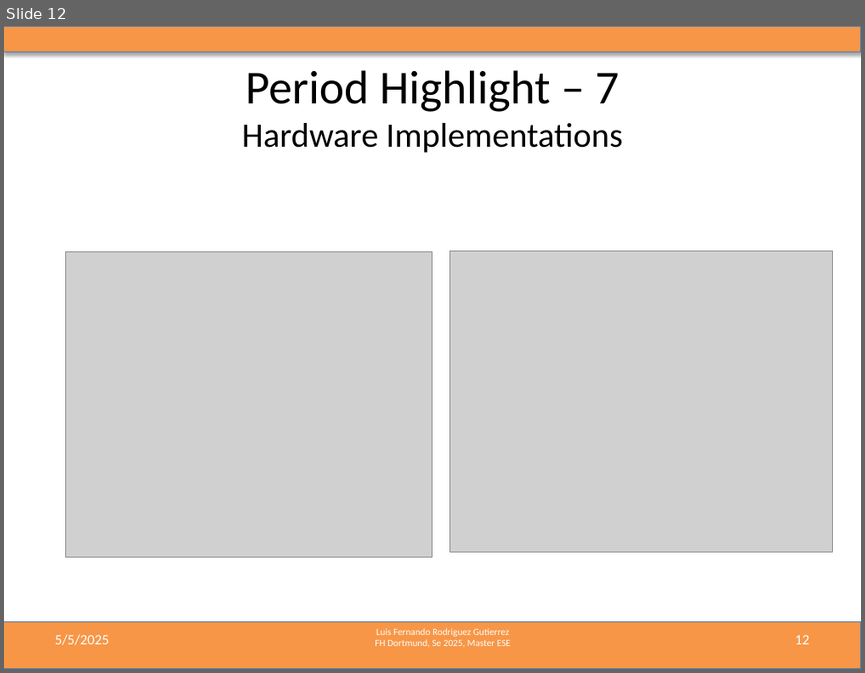
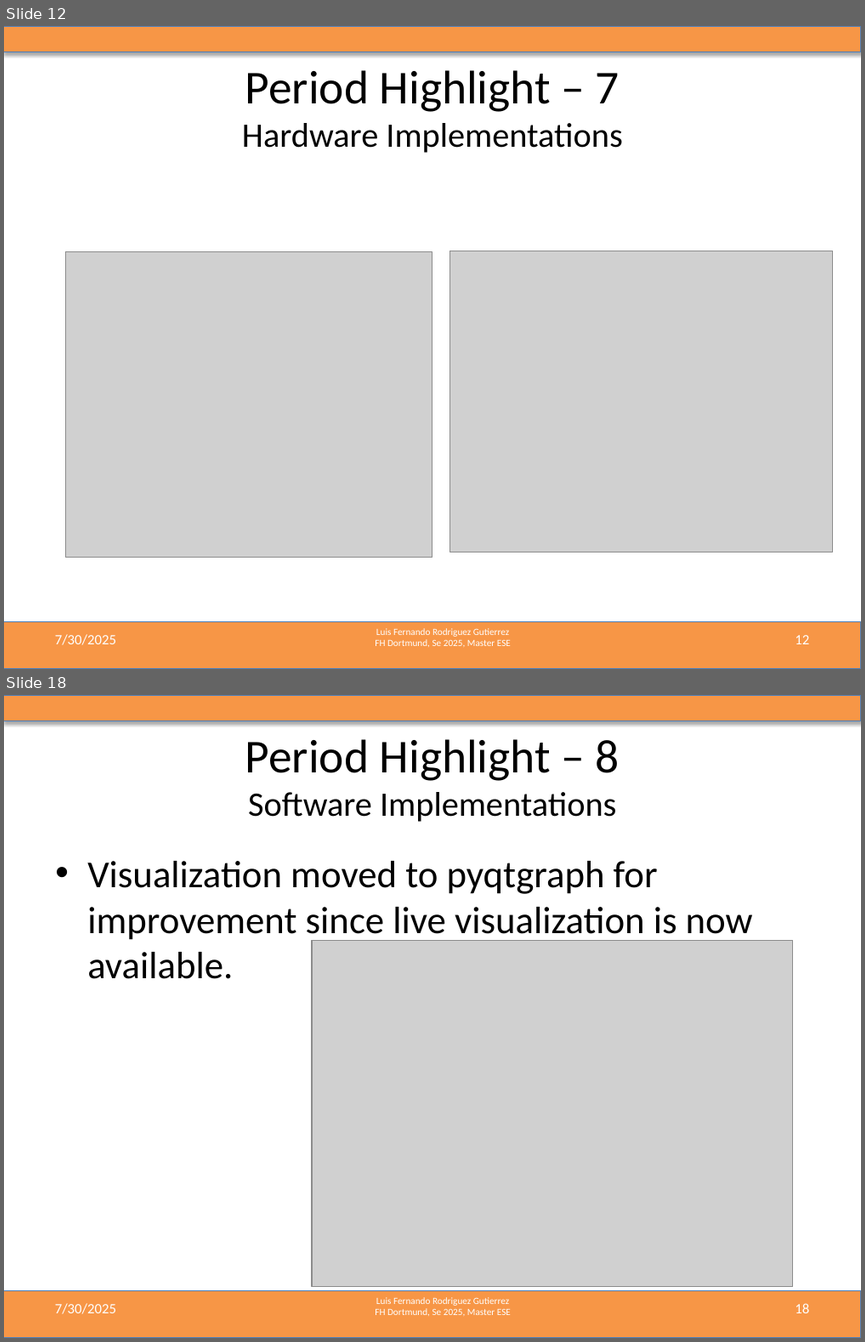
Before and after one commit to LF-RoGu/ResearchProject, a slide deck: 06_PresentationUpdates/Radar_ResearchProject.pptx. Shown one above the other, each under a label of ours: slide 12 before the commit, slides 12 and 18 after it; the slides between them are not shown. The pictures are 865x673 and 865x1342 pixels, drawn with LibreOffice and Linux fonts; fonts in the diff are those of the drawing; grey boxes stand for pictures. Boxes give left, top, right and bottom in pixels: in the first picture for what was removed or moved away, otherwise in the second. Text is boxed around its words. In the diff, an @@ line names an element or a change of style, - is before the commit and + after.

Commit message:
live visualization update

```diff
--- a/06_PresentationUpdates/Radar_ResearchProject.pptx
+++ b/06_PresentationUpdates/Radar_ResearchProject.pptx
@@ slide 18 added at (x1=4, y1=695, x2=861, y2=1338), background #FFFFFF; not listed: 3 template elements that a slide beside it also shows @@
@@ title added at (x1=245, y1=739, x2=619, y2=822), 28.8 pt, text #000000 @@
+Period Highlight – 8
+Software Implementations
@@ text added at (x1=87, y1=861, x2=753, y2=979), 32 pt, text #000000 @@
+• Visualization moved to pyqtgraph for improvement since live visualization is now available.
@@ picture added at (x1=312, y1=940, x2=792, y2=1287) @@
@@ text added at (x1=55, y1=1303, x2=116, y2=1314), 12 pt, text #FFFFFF @@
+7/30/2025
@@ page number added at (x1=794, y1=1303, x2=809, y2=1313), 12 pt, text #FFFFFF @@
+18
@@ slide 12 changed as well @@
@@ text at (x1=55, y1=634, x2=116, y2=645): text changed @@
-5/5/2025
+7/30/2025
```
Also in this commit, not shown: 13 other slides changed, 4 other slides added, 1 other file.
